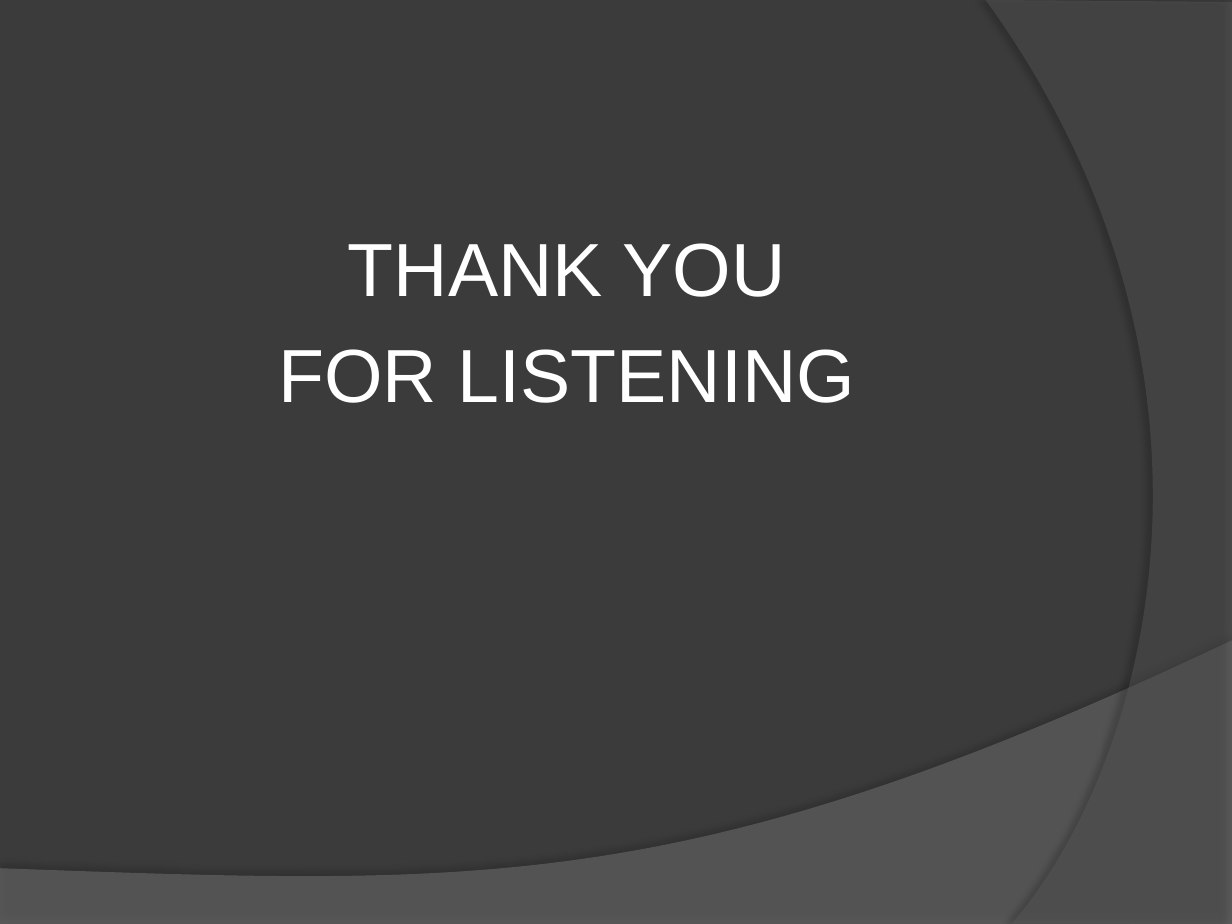
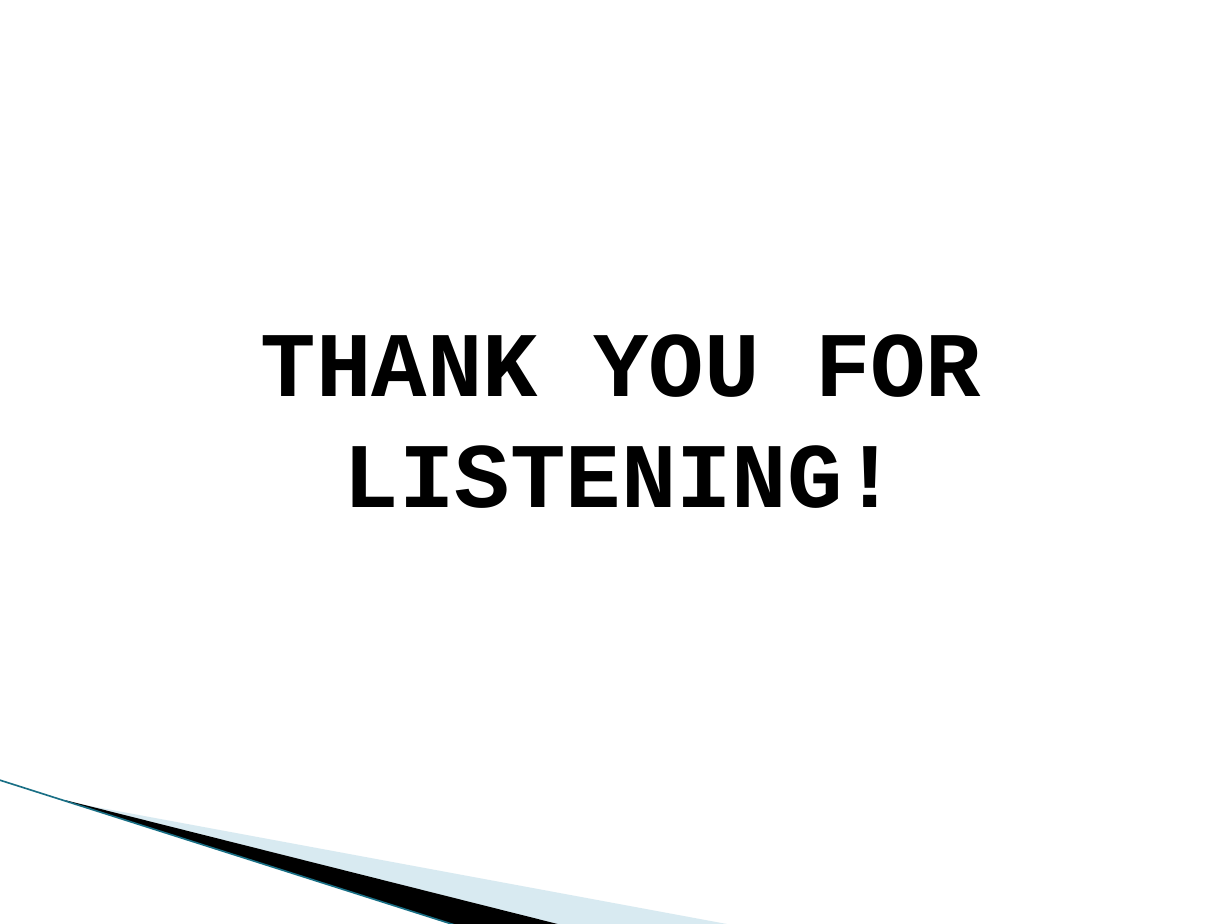
Before and after one commit to PusHGoD/DemoSpring, a slide deck: slide 16 of Spring.pptx (slide 7 before the commit). Drawn at 1232x924 pixels with LibreOffice and Linux fonts; fonts in the diff are those of the drawing; background and template pictures are left out. Boxes give left, top, right and bottom in pixels: in the first picture for what was removed or moved away, otherwise in the second. Text is boxed around its words. In the diff, an @@ line names an element or a change of style, - is before the commit and + after.

```diff
--- a/Spring.pptx
+++ b/Spring.pptx
@@ background #3B3B3B to #FFFFFF @@
@@ freeform shape removed at [986, 0, 1232, 924] @@
@@ text at [261, 334, 981, 508]: text changed; size 44 to 54 pt; font Arial to Courier New; text colour #FFFFFF to #000000; bold on @@
-THANK YOU
-FOR LISTENING
+THANK YOU FOR LISTENING!
@@ freeform shape removed at [0, 641, 1232, 924] @@
@@ line added from (0, 780) to (457, 924), #97C5D8 0.95 pt @@
@@ freeform shape added at [65, 800, 563, 924], fill #000000 @@
@@ freeform shape added at [68, 801, 733, 924], fill #A0CBDC at 40% opacity @@
```
Also in this commit, not shown: 3 other slides changed, 12 slides added, 3 slides removed.
